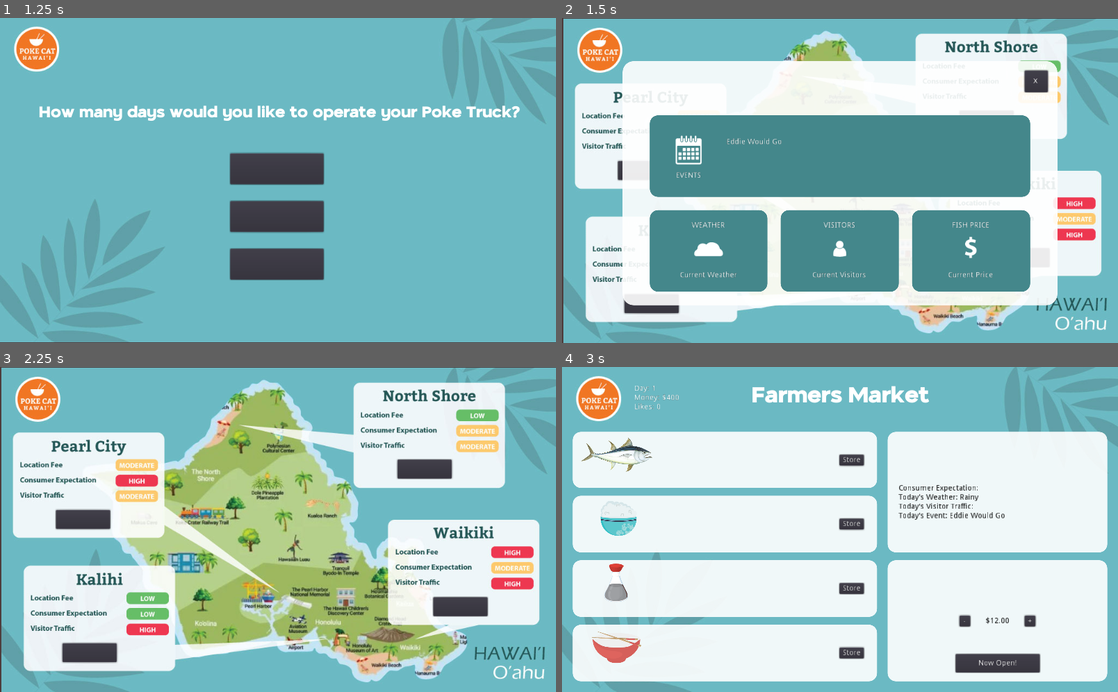
Above: before the commit, frames 1-4 (two rows, left to right).
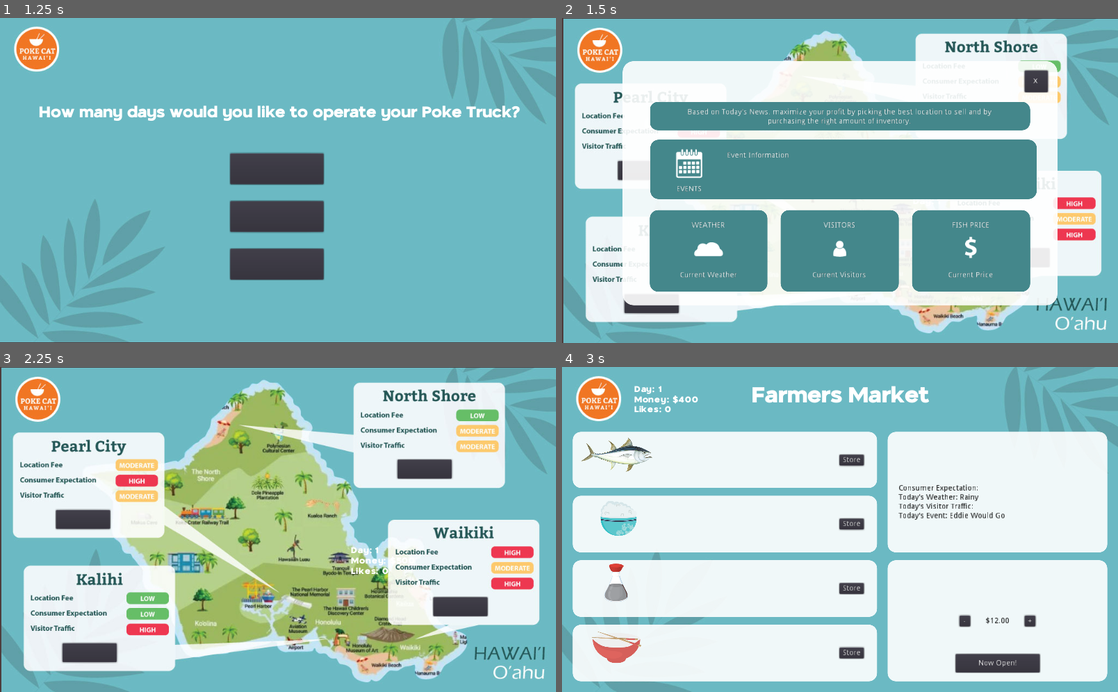
Above: after the commit, the same moments.

Repository: JesseTho/Pokitty
Game: Godot game, scene res://scenes/0_Root.tscn
The game is run twice, just before and just after one commit, with the same random seed, the same clock (stepped at 60 frames per second) and the same inputs.
Inputs:
- Up to frame 1 (1.25 s): click "START" at 0.5 s
- Up to frame 2 (1.5 s): click "3 Days" at 1.25 s
- Up to frame 3 (2.25 s): click "X" at 2 s
- Up to frame 4 (3 s): click "Select" at 2.75 s

Frame 1 is identical in both runs. In frame 2, 6.3% of the frame differs, in the area x 15-86%, y 25-56%; in frame 3, 0.2%; in frame 4, 0.3%.
Error after the commit: Invalid set index 'text' (on base: 'null instance') with value of type 'String'. (res://scripts/4_News.gd:7)

Commit message:
Updates to GameStatus, report scenes, locations, news
Font Updates for GameStatus

Created End of Day and Season Report Scenes

Updated News with directions

Updated locations to include GameStatus

Diff:
--- a/prefab/GameStatus.tscn
+++ b/prefab/GameStatus.tscn
@@ -1,12 +1,18 @@
-[gd_scene load_steps=2 format=2]
+[gd_scene load_steps=4 format=2]
 
 [ext_resource path="res://prefab/GameStatus.gd" type="Script" id=1]
+[ext_resource path="res://fonts/TangoSans_Bold.ttf" type="DynamicFontData" id=2]
+
+[sub_resource type="DynamicFont" id=1]
+extra_spacing_char = 1
+font_data = ExtResource( 2 )
 
 [node name="GameStatus" type="Label"]
 margin_left = 133.0
 margin_top = 30.0
 margin_right = 268.0
 margin_bottom = 78.0
+custom_fonts/font = SubResource( 1 )
 text = "Day:
 Money:
 Likes:"
--- a/scenes/11_ReportDay.tscn
+++ b/scenes/11_ReportDay.tscn
@@ -1,21 +1,125 @@
-[gd_scene load_steps=2 format=2]
+[gd_scene load_steps=10 format=2]
 
 [ext_resource path="res://scripts/11_ReportDay.gd" type="Script" id=1]
+[ext_resource path="res://images/browncat.png" type="Texture" id=2]
+[ext_resource path="res://prefab/GameStatus.tscn" type="PackedScene" id=3]
+[ext_resource path="res://fonts/Chunkfive Ex.ttf" type="DynamicFontData" id=4]
+[ext_resource path="res://fonts/TangoSans_Bold.ttf" type="DynamicFontData" id=5]
+[ext_resource path="res://images/bg.jpg" type="Texture" id=6]
+
+[sub_resource type="DynamicFont" id=1]
+size = 40
+font_data = ExtResource( 5 )
+
+[sub_resource type="DynamicFont" id=2]
+size = 22
+extra_spacing_char = 1
+font_data = ExtResource( 4 )
+
+[sub_resource type="DynamicFont" id=3]
+size = 25
+extra_spacing_char = 1
+font_data = ExtResource( 4 )
 
 [node name="Node2D5" type="Node2D"]
 script = ExtResource( 1 )
+__meta__ = {
+"_edit_horizontal_guides_": [ -66.0 ],
+"_edit_vertical_guides_": [ -59.0 ]
+}
 
-[node name="Button" type="Button" parent="."]
-margin_left = 452.0
-margin_top = 500.0
-margin_right = 616.0
-margin_bottom = 567.0
+[node name="Background" type="Sprite" parent="."]
+position = Vector2( 512, 301 )
+texture = ExtResource( 6 )
 
-[node name="Label" type="Label" parent="Button"]
-margin_right = 164.0
-margin_bottom = 67.0
-text = "OKAY"
+[node name="GameStatus" parent="Background" instance=ExtResource( 3 )]
+margin_left = -371.0
+margin_top = -264.0
+margin_right = -236.0
+margin_bottom = -216.0
+
+[node name="EndofDay" type="Label" parent="Background"]
+margin_left = -147.0
+margin_top = -162.0
+margin_right = 318.0
+margin_bottom = -121.0
+custom_fonts/font = SubResource( 1 )
+text = "End of Day ## Report"
 align = 1
 valign = 1
 
-[connection signal="pressed" from="Button" to="." method="_on_Button_pressed"]
+[node name="Browncat" type="Sprite" parent="Background"]
+position = Vector2( -347, 43 )
+scale = Vector2( 0.915427, 0.901961 )
+texture = ExtResource( 2 )
+
+[node name="Next" type="Button" parent="Background"]
+margin_left = 21.0
+margin_top = 114.0
+margin_right = 158.0
+margin_bottom = 156.0
+custom_fonts/font = SubResource( 2 )
+text = "NEXT"
+
+[node name="NumPokeBowls" type="Label" parent="Background"]
+margin_left = -142.0
+margin_top = -69.0
+margin_right = -76.0
+margin_bottom = -38.0
+custom_colors/font_color = Color( 0.14902, 0.341176, 0.341176, 1 )
+custom_fonts/font = SubResource( 3 )
+text = "##"
+align = 1
+valign = 1
+__meta__ = {
+"_edit_use_anchors_": true
+}
+
+[node name="PokeBowls" type="Label" parent="Background"]
+margin_left = -68.0
+margin_top = -70.0
+margin_right = 148.0
+margin_bottom = -39.0
+custom_colors/font_color = Color( 0.14902, 0.341176, 0.341176, 1 )
+custom_fonts/font = SubResource( 3 )
+text = "Poke Bowls Sold"
+align = 1
+valign = 1
+__meta__ = {
+"_edit_use_anchors_": true
+}
+
+[node name="NumLikes" type="Label" parent="Background"]
+margin_left = -142.0
+margin_top = -20.0
+margin_right = -76.0
+margin_bottom = 11.0
+custom_colors/font_color = Color( 0.14902, 0.341176, 0.341176, 1 )
+custom_fonts/font = SubResource( 3 )
+text = "##"
+align = 1
+valign = 1
+
+[node name="Likes" type="Label" parent="Background"]
+margin_left = -68.0
+margin_top = -19.0
+margin_right = 341.0
+margin_bottom = 12.0
+custom_colors/font_color = Color( 0.14902, 0.341176, 0.341176, 1 )
+custom_fonts/font = SubResource( 3 )
+text = "Likes on your Meowspace page"
+align = 1
+valign = 1
+
+[node name="GreatJob" type="Label" parent="Background"]
+margin_left = -19.0
+margin_top = 46.0
+margin_right = 191.0
+margin_bottom = 72.0
+custom_colors/font_color = Color( 0.14902, 0.341176, 0.341176, 1 )
+custom_fonts/font = SubResource( 3 )
+text = "Great job!"
+align = 1
+valign = 1
+
+[connection signal="pressed" from="Background/Next" to="." method="_on_Button_pressed"]
--- a/scenes/12_ReportSeason.tscn
+++ b/scenes/12_ReportSeason.tscn
@@ -1,21 +1,131 @@
-[gd_scene load_steps=2 format=2]
+[gd_scene load_steps=11 format=2]
 
 [ext_resource path="res://scripts/12_ReportSeason.gd" type="Script" id=1]
+[ext_resource path="res://images/yellowcat.png" type="Texture" id=2]
+[ext_resource path="res://prefab/GameStatus.tscn" type="PackedScene" id=3]
+[ext_resource path="res://fonts/Chunkfive Ex.ttf" type="DynamicFontData" id=4]
+[ext_resource path="res://fonts/TangoSans_Bold.ttf" type="DynamicFontData" id=5]
+[ext_resource path="res://images/bg.jpg" type="Texture" id=6]
+
+[sub_resource type="DynamicFont" id=1]
+size = 22
+extra_spacing_char = 1
+font_data = ExtResource( 4 )
+
+[sub_resource type="DynamicFont" id=2]
+size = 40
+font_data = ExtResource( 5 )
+
+[sub_resource type="DynamicFont" id=3]
+size = 25
+extra_spacing_top = 18
+extra_spacing_char = 1
+font_data = ExtResource( 4 )
+
+[sub_resource type="DynamicFont" id=4]
+size = 25
+extra_spacing_char = 1
+font_data = ExtResource( 4 )
 
 [node name="Node2D5" type="Node2D"]
 script = ExtResource( 1 )
+__meta__ = {
+"_edit_horizontal_guides_": [ -64.0 ],
+"_edit_vertical_guides_": [ 1067.0 ]
+}
 
-[node name="Button" type="Button" parent="."]
+[node name="Background" type="Sprite" parent="."]
+position = Vector2( 511, 300 )
+texture = ExtResource( 6 )
+
+[node name="GameStatus" parent="Background" instance=ExtResource( 3 )]
+margin_left = -375.0
+margin_top = -263.0
+margin_right = -240.0
+margin_bottom = -215.0
+
+[node name="Yellowcat" type="Sprite" parent="Background"]
+position = Vector2( 121, -1 )
+texture = ExtResource( 2 )
+offset = Vector2( -434, 55 )
+
+[node name="PlayAgain" type="Button" parent="Background"]
+margin_left = -35.0
+margin_top = 188.0
+margin_right = 158.0
+margin_bottom = 234.0
+custom_fonts/font = SubResource( 1 )
+text = "Play Again!"
+
+[node name="Title" type="Label" parent="Background"]
+margin_left = -182.0
+margin_top = -202.0
+margin_right = 278.0
+margin_bottom = -162.0
+custom_fonts/font = SubResource( 2 )
+text = "End of Season Report"
+
+[node name="IncExpLiquidText" type="Label" parent="Background"]
+margin_left = -126.0
+margin_top = -80.0
+margin_right = 242.0
+margin_bottom = 58.0
+custom_colors/font_color = Color( 0.14902, 0.341176, 0.341176, 1 )
+custom_fonts/font = SubResource( 3 )
+text = "Total Income:
+Total Expenses:
+Liquidated Inventory Value:"
+
+[node name="IncAmt" type="Label" parent="Background/IncExpLiquidText"]
+margin_left = 451.0
+margin_top = 19.0
+margin_right = 514.0
+margin_bottom = 45.0
+custom_colors/font_color = Color( 0.14902, 0.341176, 0.341176, 1 )
+custom_fonts/font = SubResource( 4 )
+text = "$ ###"
+
+[node name="ExpAmt" type="Label" parent="Background/IncExpLiquidText"]
 margin_left = 452.0
-margin_top = 500.0
-margin_right = 616.0
-margin_bottom = 567.0
+margin_top = 66.0
+margin_right = 522.0
+margin_bottom = 92.0
+custom_colors/font_color = Color( 0.14902, 0.341176, 0.341176, 1 )
+custom_fonts/font = SubResource( 4 )
+text = "$ ###"
 
-[node name="Label" type="Label" parent="Button"]
-margin_right = 164.0
-margin_bottom = 67.0
-text = "OKAY"
-align = 1
-valign = 1
+[node name="LiquidVal" type="Label" parent="Background/IncExpLiquidText"]
+margin_left = 452.0
+margin_top = 111.0
+margin_right = 522.0
+margin_bottom = 137.0
+custom_colors/font_color = Color( 0.14902, 0.341176, 0.341176, 1 )
+custom_fonts/font = SubResource( 4 )
+text = "$ ###"
 
-[connection signal="pressed" from="Button" to="." method="_on_Button_pressed"]
+[node name="HSeparator" type="HSeparator" parent="Background"]
+modulate = Color( 0.14902, 0.341176, 0.341176, 1 )
+self_modulate = Color( 0.14902, 0.341176, 0.341176, 1 )
+margin_left = -129.0
+margin_top = 54.0
+margin_right = 398.0
+margin_bottom = 92.0
+
+[node name="Net" type="Label" parent="Background"]
+margin_left = -63.0
+margin_top = 94.0
+margin_right = 99.0
+margin_bottom = 124.0
+custom_colors/font_color = Color( 0.14902, 0.341176, 0.341176, 1 )
+custom_fonts/font = SubResource( 4 )
+text = "Next Profit:"
+
+[node name="NetAmt" type="Label" parent="Background/Net"]
+margin_left = 177.0
+margin_right = 247.0
+margin_bottom = 26.0
+custom_colors/font_color = Color( 0.14902, 0.341176, 0.341176, 1 )
+custom_fonts/font = SubResource( 4 )
+text = "$ ###"
+
+[connection signal="pressed" from="Background/PlayAgain" to="." method="_on_Button_pressed"]
--- a/scenes/3_Location.tscn
+++ b/scenes/3_Location.tscn
@@ -1,8 +1,9 @@
-[gd_scene load_steps=5 format=2]
+[gd_scene load_steps=6 format=2]
 
 [ext_resource path="res://scripts/3_Location.gd" type="Script" id=1]
 [ext_resource path="res://images/location2_bg.jpg" type="Texture" id=2]
 [ext_resource path="res://fonts/Chunkfive Ex.ttf" type="DynamicFontData" id=3]
+[ext_resource path="res://prefab/GameStatus.tscn" type="PackedScene" id=4]
 
 [sub_resource type="DynamicFont" id=1]
 size = 17
@@ -15,6 +16,8 @@
 [node name="LocationBg" type="Sprite" parent="."]
 position = Vector2( 514, 301 )
 texture = ExtResource( 2 )
+
+[node name="GameStatus" parent="LocationBg" instance=ExtResource( 4 )]
 
 [node name="NorthShore" type="Button" parent="LocationBg"]
 margin_left = 218.0
--- a/scenes/4_News.tscn
+++ b/scenes/4_News.tscn
@@ -51,6 +51,9 @@
 
 [node name="Node2D3" type="Node2D"]
 script = ExtResource( 1 )
+__meta__ = {
+"_edit_vertical_guides_": [ 512.0 ]
+}
 
 [node name="HBoxContainer" type="HBoxContainer" parent="."]
 anchor_top = 0.5
@@ -83,31 +86,59 @@
 
 [node name="Events" type="Panel" parent="HBoxContainer/Popup"]
 margin_left = 50.0
-margin_top = 100.0
+margin_top = 75.0
 margin_right = 750.0
-margin_bottom = 250.0
+margin_bottom = 127.0
+rect_min_size = Vector2( 400, 50 )
+rect_clip_content = true
+size_flags_horizontal = 7
+size_flags_vertical = 3
+custom_styles/panel = ExtResource( 3 )
+
+[node name="Label" type="Label" parent="HBoxContainer/Popup/Events"]
+margin_left = 60.0
+margin_top = 12.0
+margin_right = 639.0
+margin_bottom = 43.0
+text = "Based on Today's News, maximize your profit by picking the best location to sell and by purchasing the right amount of inventory."
+align = 1
+valign = 1
+autowrap = true
+
+[node name="Events2" type="Panel" parent="HBoxContainer/Popup"]
+margin_left = 51.0
+margin_top = 145.0
+margin_right = 762.0
+margin_bottom = 254.0
 rect_min_size = Vector2( 400, 100 )
 size_flags_horizontal = 7
 size_flags_vertical = 3
 custom_styles/panel = ExtResource( 3 )
 
-[node name="EventIcon" type="Sprite" parent="HBoxContainer/Popup/Events"]
-position = Vector2( 72, 64 )
+[node name="EventIcon" type="Sprite" parent="HBoxContainer/Popup/Events2"]
+position = Vector2( 72, 44 )
 texture = ExtResource( 4 )
 
-[node name="EVENTS" type="Label" parent="HBoxContainer/Popup/Events"]
+[node name="EVENTS" type="Label" parent="HBoxContainer/Popup/Events2"]
+anchor_top = -0.366972
+anchor_bottom = -0.366972
 margin_left = 48.0
-margin_top = 104.0
+margin_top = 124.0
 margin_right = 94.0
-margin_bottom = 118.0
+margin_bottom = 138.0
 text = "EVENTS"
 
-[node name="EventInfo" type="Label" parent="HBoxContainer/Popup/Events"]
+[node name="EventInfo" type="Label" parent="HBoxContainer/Popup/Events2"]
+anchor_top = -0.366972
+anchor_bottom = -0.366972
 margin_left = 141.0
-margin_top = 42.0
-margin_right = 181.0
-margin_bottom = 66.0
+margin_top = 62.0
+margin_right = 255.0
+margin_bottom = 86.0
 text = "Event Information"
+__meta__ = {
+"_edit_use_anchors_": true
+}
 
 [node name="HBoxContainer" type="HBoxContainer" parent="HBoxContainer/Popup"]
 margin_left = 50.0
